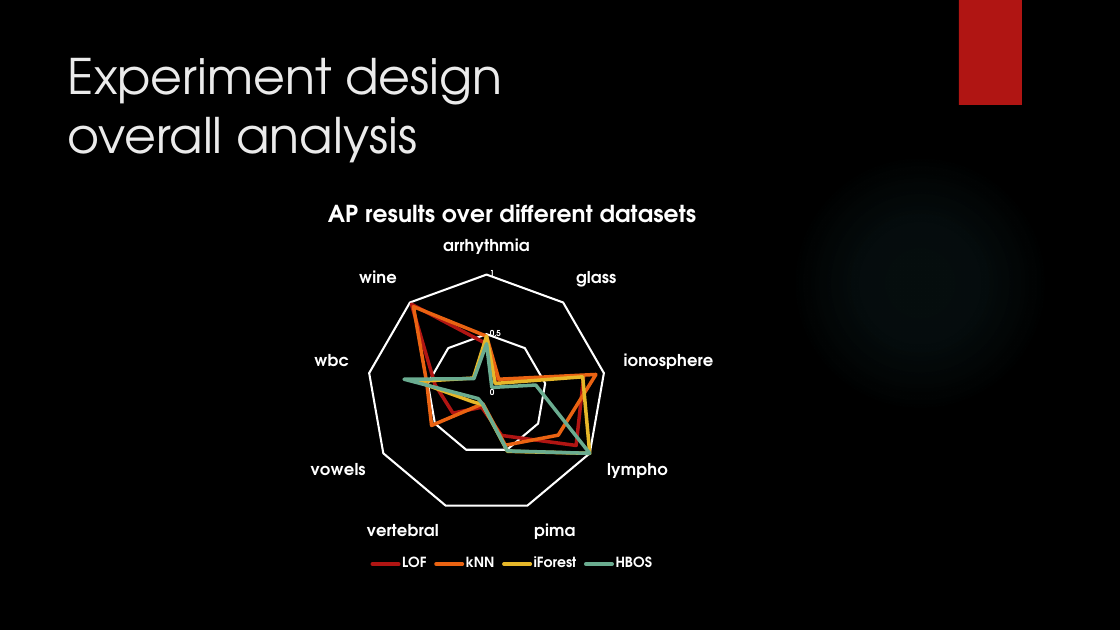
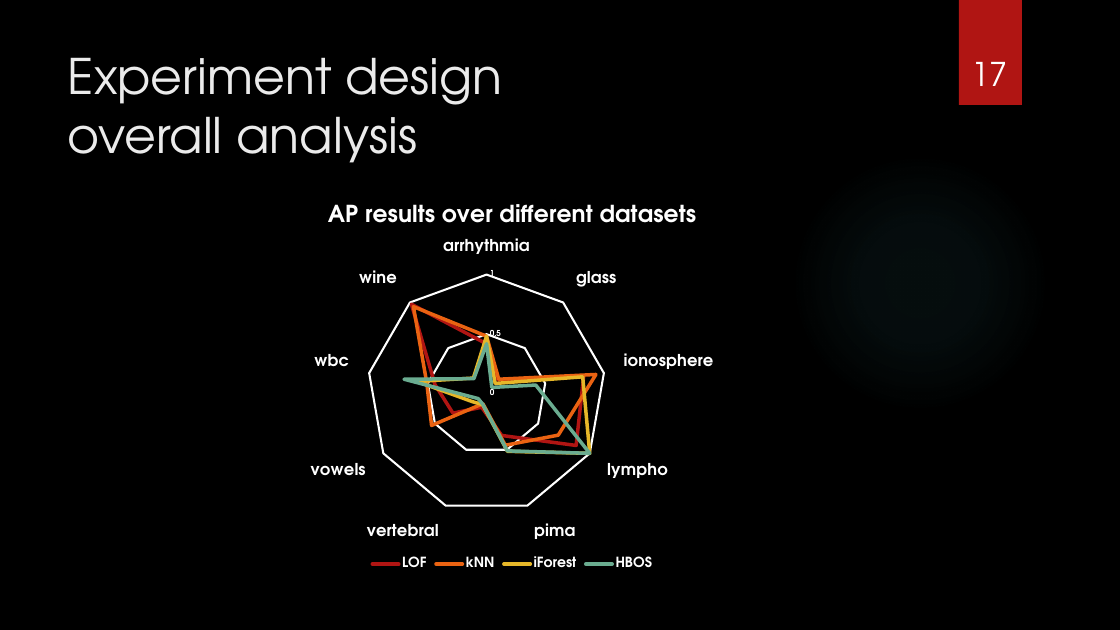
Before and after one commit to sana33/CS622-project, a slide deck: slide 17 of CS622_project_presentation.pptx. Drawn at 1120x630 pixels with LibreOffice and Linux fonts; fonts in the diff are those of the drawing; background and template pictures are left out. Boxes give left, top, right and bottom in pixels: in the first picture for what was removed or moved away, otherwise in the second. Text is boxed around its words. In the diff, an @@ line names an element or a change of style, - is before the commit and + after.

```diff
--- a/CS622_project_presentation.pptx
+++ b/CS622_project_presentation.pptx
@@ page number added at box(971, 62, 1007, 86), 28 pt, text #FFFFFF @@
+17
```
Also in this commit, not shown: 17 other slides changed, 1 other file.
